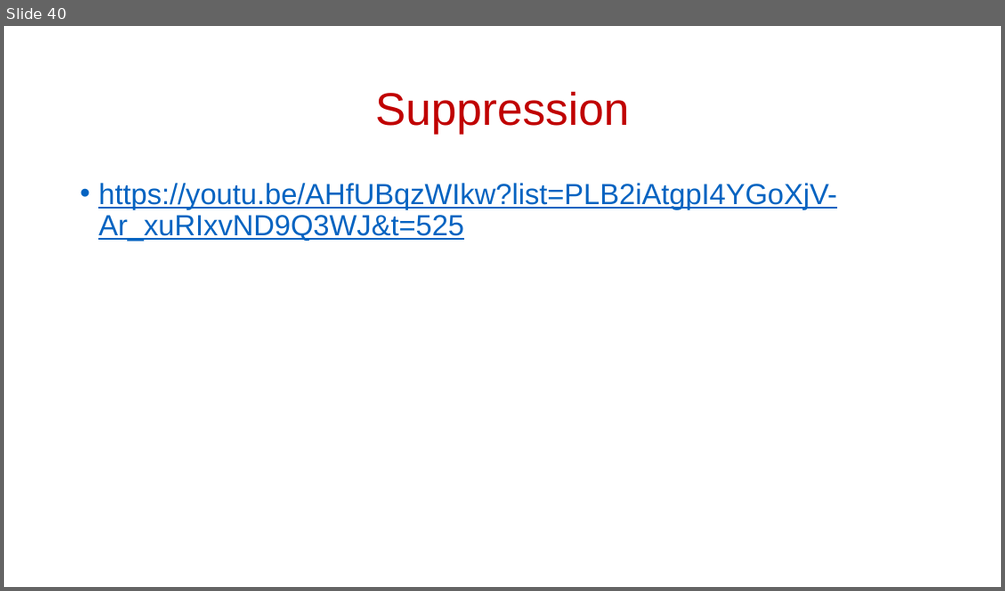
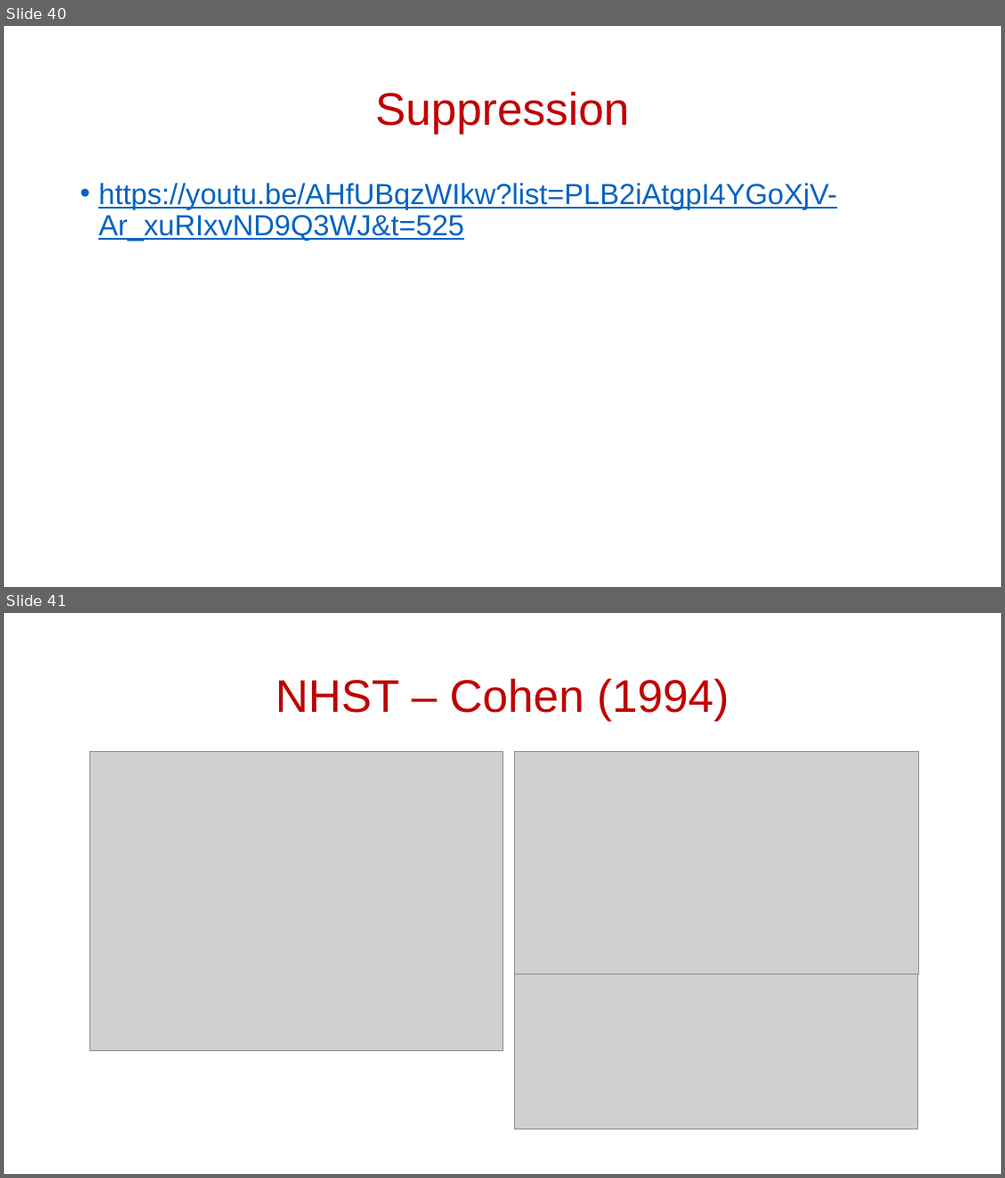
Before and after one commit to jamilfelipe/psych596, a slide deck: lecture-slides_upload/lecture/06_Statistical Methods_Making Predictions.pptx. Shown one above the other, each under a label of ours: slide 40 before the commit, slides 40 and 41 after it. The pictures are 1005x591 and 1005x1178 pixels, drawn with LibreOffice and Linux fonts; fonts in the diff are those of the drawing; grey boxes stand for pictures. Boxes give left, top, right and bottom in pixels: in the first picture for what was removed or moved away, otherwise in the second. Text is boxed around its words. In the diff, an @@ line names an element or a change of style, - is before the commit and + after.

```diff
--- a/lecture-slides_upload/lecture/06_Statistical Methods_Making Predictions.pptx
+++ b/lecture-slides_upload/lecture/06_Statistical Methods_Making Predictions.pptx
@@ slide 41 added at box(4, 613, 1001, 1174), background #FFFFFF @@
@@ title added at box(275, 678, 728, 721), 44 pt, text #C00000 @@
+NHST – Cohen (1994)
@@ picture added at box(90, 751, 502, 1051) @@
@@ picture added at box(515, 751, 919, 974) @@
@@ picture added at box(515, 971, 918, 1129) @@
```
Also in this commit, not shown: 10 other files.
